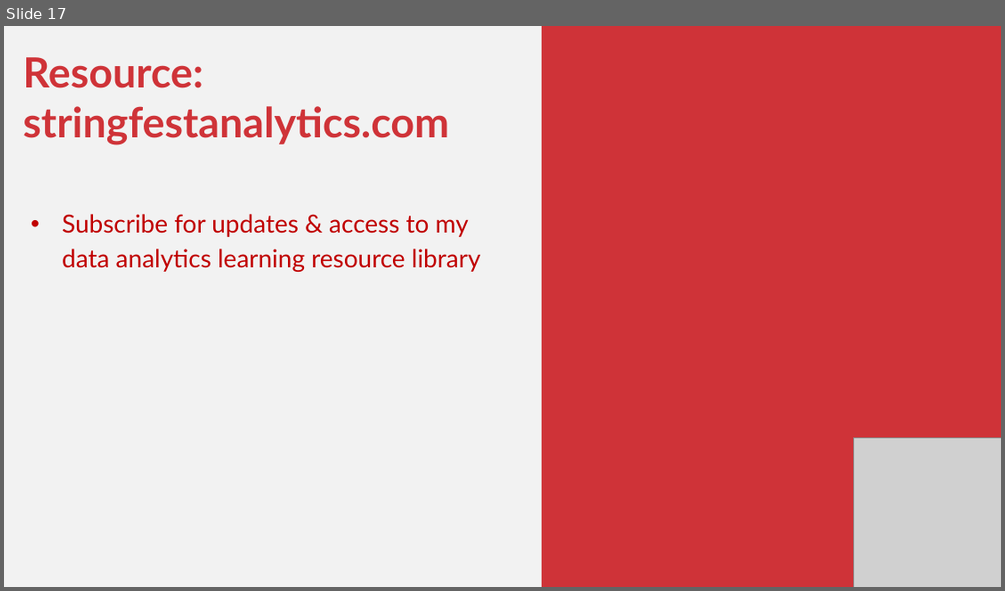
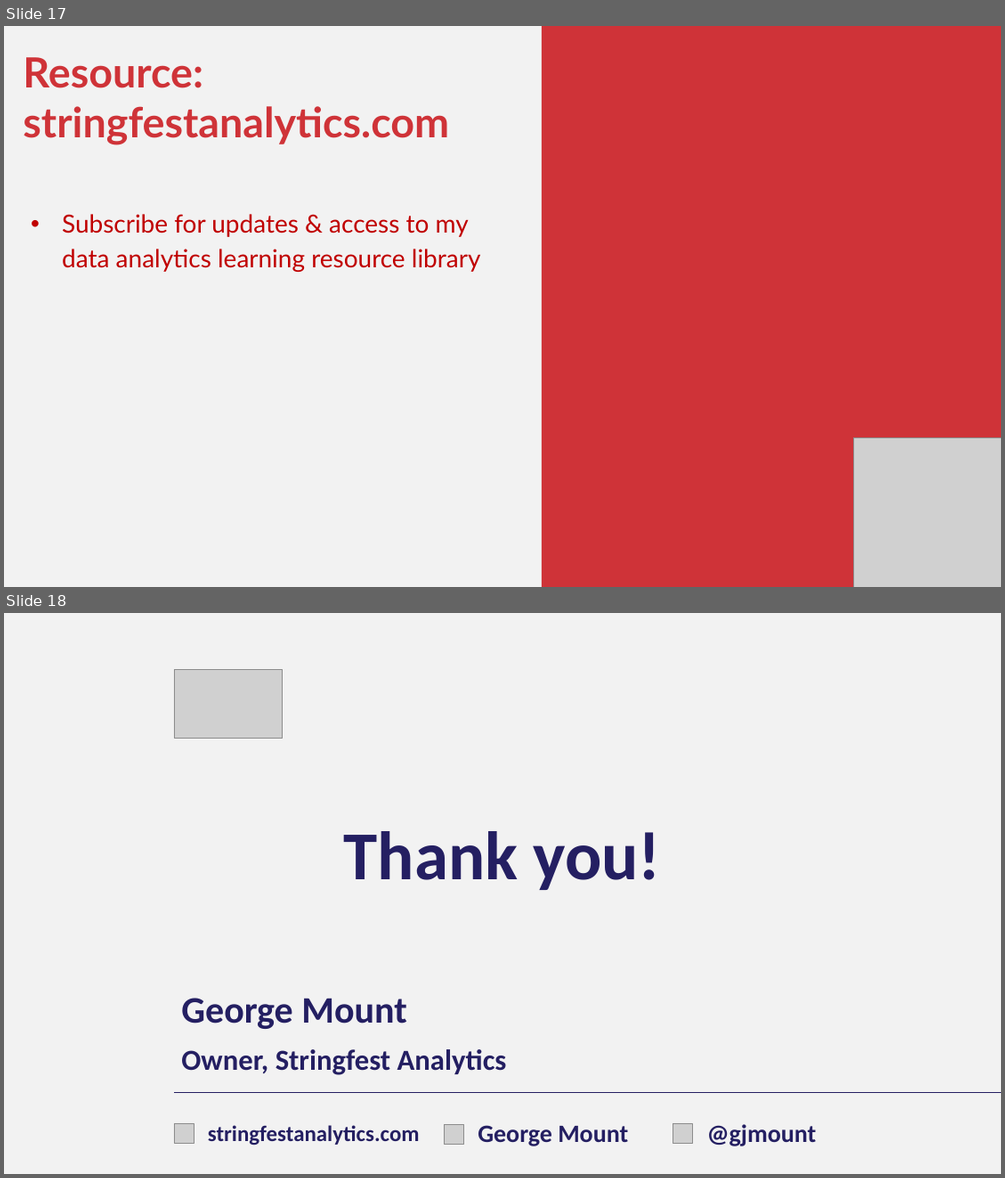
Before and after one commit to stringfestdata/xlgs-2024-pie, a slide deck: xlgs-python-in-excel-first-steps.pptx. Shown one above the other, each under a label of ours: slide 17 before the commit, slides 17 and 18 after it. The pictures are 1005x591 and 1005x1178 pixels, drawn with LibreOffice and Linux fonts; fonts in the diff are those of the drawing; grey boxes stand for pictures; background and template pictures are left out. Boxes give left, top, right and bottom in pixels: in the first picture for what was removed or moved away, otherwise in the second. Text is boxed around its words. In the diff, an @@ line names an element or a change of style, - is before the commit and + after.

```diff
--- a/xlgs-python-in-excel-first-steps.pptx
+++ b/xlgs-python-in-excel-first-steps.pptx
@@ slide 18 added at (4,613,1001,1174), background picture (left out) @@
@@ picture added at (174,669,282,738) @@
@@ title added at (344,831,661,890), 99 pt, text #241F62, bold @@
+Thank you!
@@ text added at (181,997,406,1029), 54 pt, text #241F62, bold @@
+George Mount
@@ text added at (181,1049,507,1075), 42 pt, text #241F62, bold @@
+Owner, Stringfest Analytics
@@ line added from (174, 1092) to (1001, 1092), #241F62 0.75 pt @@
@@ picture added at (174,1123,194,1143) @@
@@ text added at (208,1125,420,1145), 32 pt, text #241F62, bold @@
+stringfestanalytics.com
@@ picture added at (444,1125,464,1144) @@
@@ text added at (477,1125,628,1146), 36 pt, text #241F62, bold @@
+George Mount
@@ picture added at (672,1123,692,1143) @@
@@ text added at (707,1124,817,1146), 36 pt, text #241F62, bold @@
+@gjmount
```
Also in this commit, not shown: 1 slide changed, 1 slide removed.
